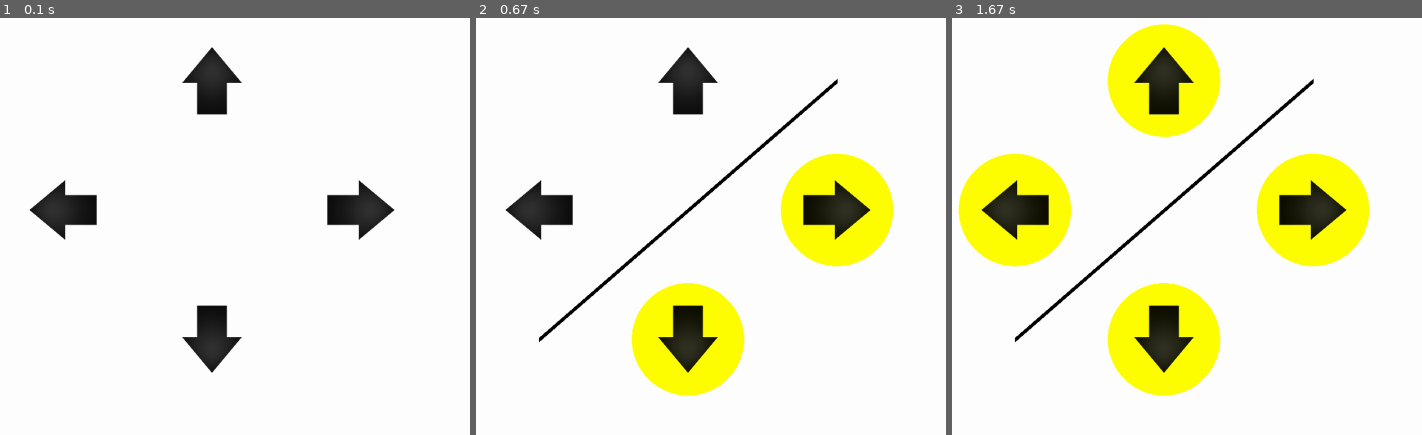
Above: before the commit, frames 1-3 (left to right).
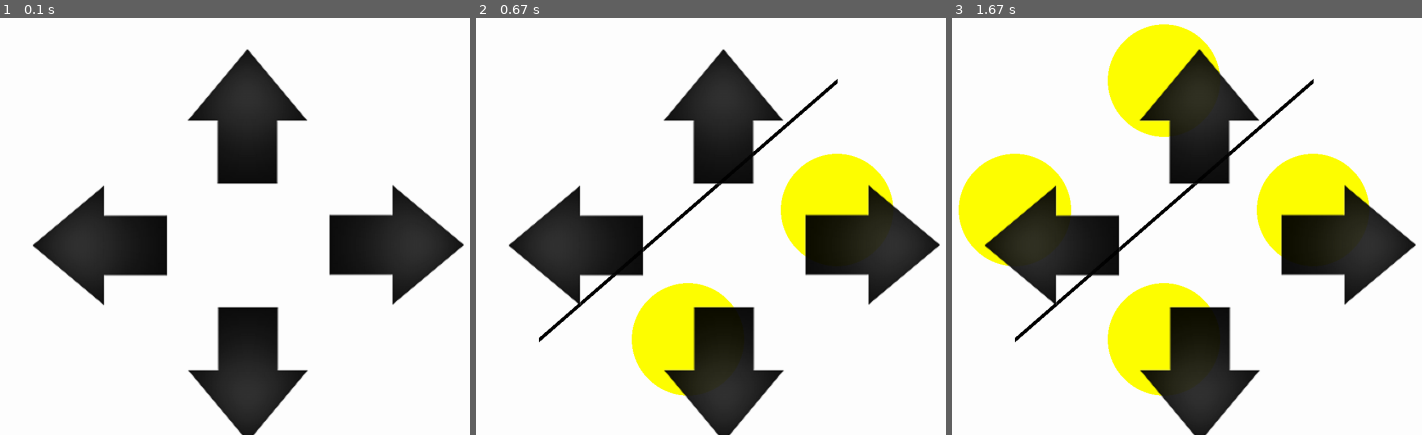
Above: after the commit, the same moments.

Repository: JoseReyL/BCI-project
Game: pygame game, started from interface_pygame.py
Two runs of this game, one before a commit and one after it. Both use one fixed random seed, a clock stepped at 60 frames per second and the inputs below.
Inputs:
- Up to frame 1 (0.1 s): no input
- Up to frame 2 (0.67 s): hold Right from 0.33 s (still down)
- Up to frame 3 (1.67 s): release Right at 0.8 s; hold Left from 1.33 s (still down)

The runs differ from the first frame. In frame 1, 18% of the frame differs, in the area x 6-99%, y 6-100%; in frame 2, 18%; in frame 3, 18%.

Commit message:
Resized all icons and started implementing a grand interface

Diff:
--- a/FeedbackStimulus_imagined.py
+++ b/FeedbackStimulus_imagined.py
@@ -322,7 +322,11 @@
         if event.type == pygame.QUIT:
             pygame.quit()
             quit()
-        elif event.type == pygame.KEYDOWN:
+        if event.type == pygame.VIDEORESIZE:
+            # There's some code to add back window content here.
+            surface = pygame.display.set_mode((0, 0), pygame.FULLSCREEN)
+            pygame.display.update()
+        if event.type == pygame.KEYDOWN:
             if event.key == 13: # this is ENTER
                 ftc, hdr = bufhelp.connect();
                 bufhelp.sendEvent('stimulus.training', 'start');
--- /dev/null
+++ b/interface_imagined.py
@@ -0,0 +1,314 @@
+#!/usr/bin/env python3
+# Set up imports and paths
+import sys, os
+import matplotlib.pyplot as plt
+import matplotlib.patches as patches
+import numpy as np
+import pygame
+from time import sleep, time
+from random import shuffle
+
+# Add the buffer bits to the search path
+try:
+    pydir = os.path.dirname(__file__)
+except:
+    pydir = os.getcwd()
+sigProcPath = os.path.join(os.path.abspath(pydir), '../../python/signalProc')
+sys.path.append(sigProcPath)
+import bufhelp
+
+DEBUG = False  # True #
+
+
+def injectERP(amp=1,host="localhost",port=8300):
+    """Inject an erp into a simulated data-stream, sliently ignore if failed, e.g. because not simulated"""
+    import socket
+    try:
+        socket.socket(socket.AF_INET, socket.SOCK_DGRAM, 0).sendto(bytes(amp),(host,port))
+    except: # sliently igore any errors
+        pass
+
+# Base on: Just added a bunch of pygame.
+# https://www.pygame.org/project-AAfilledRoundedRect-2349-.html
+def AAfilledRoundedRect(surface, rect, color, radius=0.4):
+    """
+    AAfilledRoundedRect(surface,rect,color,radius=0.4)
+
+    surface : destination
+    rect    : rectangle
+    color   : rgb or rgba
+    radius  : 0 <= radius <= 1
+    """
+
+    rect = pygame.Rect(rect)
+    color = pygame.Color(*color)
+    alpha = color.a
+    color.a = 0
+    pos = rect.topleft
+    rect.topleft = 0, 0
+    rectangle = pygame.Surface(rect.size, pygame.SRCALPHA)
+
+    circle = pygame.Surface([min(rect.size) * 3] * 2, pygame.SRCALPHA)
+    pygame.draw.ellipse(circle, (0, 0, 0), circle.get_rect(), 0)
+    circle = pygame.transform.smoothscale(circle, [int(min(rect.size) * radius)] * 2)
+
+    radius = rectangle.blit(circle, (0, 0))
+    radius.bottomright = rect.bottomright
+    rectangle.blit(circle, radius)
+    radius.topright = rect.topright
+    rectangle.blit(circle, radius)
+    radius.bottomleft = rect.bottomleft
+    rectangle.blit(circle, radius)
+
+    rectangle.fill((0, 0, 0), rect.inflate(-radius.w, 0))
+    rectangle.fill((0, 0, 0), rect.inflate(0, -radius.h))
+
+    rectangle.fill(color, special_flags=pygame.BLEND_RGBA_MAX)
+    rectangle.fill((255, 255, 255, alpha), special_flags=pygame.BLEND_RGBA_MIN)
+
+    return surface.blit(rectangle, pos)
+
+# menu dictionary
+menu = {
+  "home": True,
+  "navigation": False,
+  "phone": False,
+  "tv": False,
+  "sos": False
+}
+
+
+# draw original screen menu
+def initial_screen():
+    display_surface.fill(white)
+    pygame.draw.circle(display_surface, yellow, (200, Y // 2), 200)
+    display_surface.blit(navigate, (100, Y // 2 - icon_height / 2))
+    display_surface.blit(phone, (500, Y // 2 - icon_height / 2))
+    display_surface.blit(tv, (900, Y // 2 - icon_height / 2))
+    display_surface.blit(sos, (1280, Y // 2 - icon_height / 2))
+    pygame.display.update()
+
+
+# draw navigation screen menu
+def navigation_screen():
+    display_surface.fill(white)
+    pygame.draw.circle(display_surface, yellow, (100 + icon_width // 2, Y // 2 - icon_height // 2), 200)
+    display_surface.blit(up_arr, (100, Y // 2 - icon_height))
+    display_surface.blit(down_arr, (500, Y // 2 - icon_height))
+    display_surface.blit(left_arr, (900, Y // 2 - icon_height))
+    display_surface.blit(right_arr, (1300, Y // 2 - icon_height))
+    display_surface.blit(home, (500, Y // 2 + icon_height // 4))
+    display_surface.blit(sos, (900, Y // 2 + icon_height // 4))
+    pygame.display.update()
+
+# draw sos screen
+def sos_screen():
+    display_surface.fill(white)
+    pygame.draw.circle(display_surface, yellow, (200, Y // 2), 200)
+    display_surface.blit(pain, (100, Y // 2 - icon_height / 2))
+    display_surface.blit(food, (500, Y // 2 - icon_height / 2))
+    display_surface.blit(wc, (900, Y // 2 - icon_height / 2))
+    display_surface.blit(home, (1280, Y // 2 - icon_height / 2))
+    pygame.display.update()
+
+# taken the initial screen, this function marks the selected icon
+def select_icon_initial_screen(position):
+    display_surface.fill(white)
+    if position == 1:
+        pygame.draw.circle(display_surface, yellow, (200, Y // 2), 200)
+    if position == 2:
+        pygame.draw.circle(display_surface, yellow, (600, Y // 2), 200)
+    if position == 3:
+        pygame.draw.circle(display_surface, yellow, (1025, Y // 2), 200)
+    if position == 4:
+        pygame.draw.circle(display_surface, yellow, (1400, Y // 2), 200)
+
+    display_surface.blit(navigate, (100, Y // 2 - navigate.get_rect().size[1] / 2))
+    display_surface.blit(phone, (500, Y // 2 - phone.get_rect().size[1] / 2))
+    display_surface.blit(tv, (900, Y // 2 - tv.get_rect().size[1] / 2))
+    display_surface.blit(sos, (1280, Y // 2 - sos.get_rect().size[1] / 2))
+    pygame.display.update()
+
+def select_icon_navigation_screen(position):
+    display_surface.fill(white)
+    if position == 1:
+        pygame.draw.circle(display_surface, yellow, (100 + icon_width // 2, Y // 2 - icon_height // 2), 200)
+    if position == 2:
+        pygame.draw.circle(display_surface, yellow, (500 + icon_width // 2, Y // 2 - icon_height // 2), 200)
+    if position == 3:
+        pygame.draw.circle(display_surface, yellow, (900 + icon_width // 2, Y // 2 - icon_height // 2), 200)
+    if position == 4:
+        pygame.draw.circle(display_surface, yellow, (1300 + icon_width // 2, Y // 2 - icon_height // 2), 200)
+    if position == 5:
+        pygame.draw.circle(display_surface, yellow, (500 + icon_width // 2, Y // 2 - icon_height // 8), 200)
+    if position == 6:
+        pygame.draw.circle(display_surface, yellow, (900 + icon_width // 2, Y // 2 - icon_height // 8), 200)
+    display_surface.blit(up_arr, (100, Y // 2 - icon_height))
+    display_surface.blit(down_arr, (500, Y // 2 - icon_height))
+    display_surface.blit(left_arr, (900, Y // 2 - icon_height))
+    display_surface.blit(right_arr, (1300, Y // 2 - icon_height))
+    display_surface.blit(home, (500, Y // 2 + icon_height // 4))
+    display_surface.blit(sos, (900, Y // 2 + icon_height // 4))
+    pygame.display.update()
+    navigation_screen(position)
+
+
+def navigate_navigation_screen(position):
+    for event in pygame.event.get():
+        # print(event)
+        if position > 6:
+            position = 1
+            select_icon_navigation_screen(position)
+        if position < 1:
+            position = 6
+            select_icon_navigation_screen(position)
+
+        if event.type == pygame.QUIT:
+            pygame.quit()
+            quit()
+        # key 275 is right
+        if event.type == pygame.KEYDOWN and event.key == 275:
+            position = position + 1
+            select_icon_navigation_screen(position)
+        # key 276 is left
+        if event.type == pygame.KEYDOWN and event.key == 276:
+            position = position - 1
+            select_icon_navigation_screen(position)
+
+
+
+# updates the disctionary which says in which screen we are
+def menu_dict(position, menu):
+    # enter navigation menu
+    if position == 1:
+        menu = {key: False for key in menu}
+        menu["navigation"] = True
+        menu.update(menu)
+    if position == 2:
+        menu = {key: False for key in menu}
+        menu["phone"] = True
+        menu.update(menu)
+    if position == 3:
+        menu = {key: False for key in menu}
+        menu["tv"] = True
+        menu.update(menu)
+    if position == 4:
+        menu = {key: False for key in menu}
+        menu["sos"] = True
+        menu.update(menu)
+    return menu
+
+# initiates the right menu
+def menu_selecter(menu):
+    if menu["home"] : initial_screen()
+    if menu["navigation"] : navigation_screen()
+    # if menu["phone"] : phone_screen()
+    # if menu["tv"] : tv_screen()
+    if menu["sos"] : sos_screen()
+
+
+# activate the pygame library .
+# initiate pygame and give permission
+# to use pygame's functionality.
+pygame.init()
+
+# define the RGB value
+# for white colour
+white = (255, 255, 255)
+yellow = (255, 255, 0)
+black = (0, 0, 0)
+green = (0, 255, 0)
+red = (255, 0, 0)
+blue = (0,0,255)
+
+# assigning values to X and Y variable (resolution)
+X = 1600
+Y = 800
+icon_width = 256
+icon_height = 256
+
+# create the display surface object
+# of specific dimension..e(X, Y).
+display_surface = pygame.display.set_mode((X, Y))
+
+# set the pygame window name
+pygame.display.set_caption('Image')
+
+# create a surface object, image is drawn on it.
+up_arr = pygame.image.load('icons/up_arrow.png')
+down_arr = pygame.image.load('icons/down_arrow.png')
+left_arr = pygame.image.load('icons/left_arrow.png')
+right_arr = pygame.image.load('icons/right_arrow.png')
+
+tv = pygame.image.load('icons/tv.png')
+phone = pygame.image.load('icons/phone.png')
+navigate = pygame.image.load('icons/wheel.png')
+
+sos = pygame.image.load('icons/sos.png')
+# sos sub menu choice
+pain = pygame.image.load('icons/pain.png')
+food = pygame.image.load('icons/food.png')
+wc = pygame.image.load('icons/wc.png')
+
+# put this for going back:
+home = pygame.image.load('icons/house.png')
+
+
+
+
+# navigate: pygame.draw.circle(display_surface, yellow, (200, Y//2), 200)
+# phone:  pygame.draw.circle(display_surface, yellow, (600, Y//2), 200)
+# tv:  pygame.draw.circle(display_surface, yellow, (1025, Y//2), 200)
+# sos: pygame.draw.circle(display_surface, yellow, (1400, Y//2), 200)
+
+
+
+
+
+# connect to the buffer
+# ftc, hdr = bufhelp.connect()
+
+### Navigation menu ###
+
+initial_screen()
+
+# position on the screen
+# position 1 - navigate, 2 - phone, 3 - tv, 4 - sos
+
+initial_position = 1
+
+while True:
+
+   # events, state = bufhelp.buffer_newevents('classifier.prediction', 3000, state)
+
+    for event in pygame.event.get():
+
+       # print(event)
+
+        if initial_position > 4:
+            initial_position = 1
+            select_icon_initial_screen(initial_position)
+        if initial_position < 1:
+            initial_position = 4
+            select_icon_initial_screen(initial_position)
+
+        if event.type == pygame.QUIT:
+            pygame.quit()
+            quit()
+        # key 275 is right
+        if event.type == pygame.KEYDOWN and event.key == 275:
+            initial_position = initial_position + 1
+            select_icon_initial_screen(initial_position)
+        # key 276 is left
+        if event.type == pygame.KEYDOWN and event.key == 276:
+            initial_position = initial_position - 1
+            select_icon_initial_screen(initial_position)
+        if event.type == pygame.KEYDOWN and event.key == 13:
+            # update the menu disctionary
+            menu = menu_dict(initial_position, menu)
+
+            # enter the appropriate menu
+            menu_selecter(menu)
+            if menu["navigation"] :
+                navigation_position = 1
+                select_icon_initial_screen(navigation_position)
Binary file changed: icons/down_arrow.png
Binary file added: icons/food.png
Binary file added: icons/house.png
Binary file changed: icons/left_arrow.png
Binary file added: icons/pain.png
Binary file changed: icons/right_arrow.png
Binary file added: icons/sos.png
Binary file changed: icons/up_arrow.png
Binary file added: icons/wc.png
Not shown, added: icons/.png
